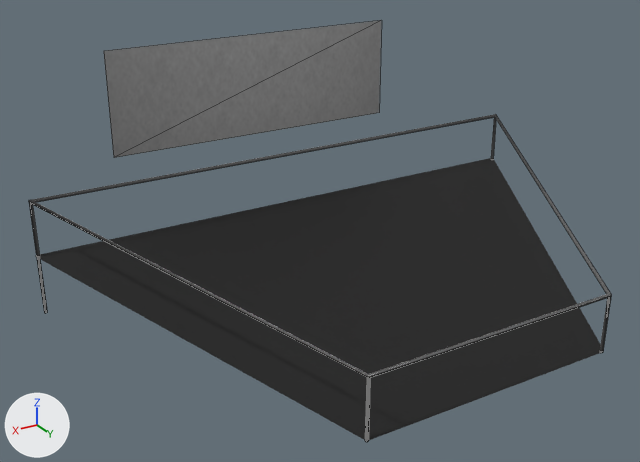
What one commit did to the OBJ model models/audience.obj.
Camera for both pictures: a 50 mm lens placed at (7.83, 8.54, 7.29), pointed at (0.69, -3.36, 1.34). The lights are fixed; the arrows at lower left show +X, +Y and +Z. Mesh edges are drawn as thin lines on the coarser meshes. Where no turn or scale is listed for an object, it has been applied to the vertices.

In view in the first picture: 'Cylinder.006_Cylinder.047', 'audience.002_Plane.006', 'controlRoomWindow'.
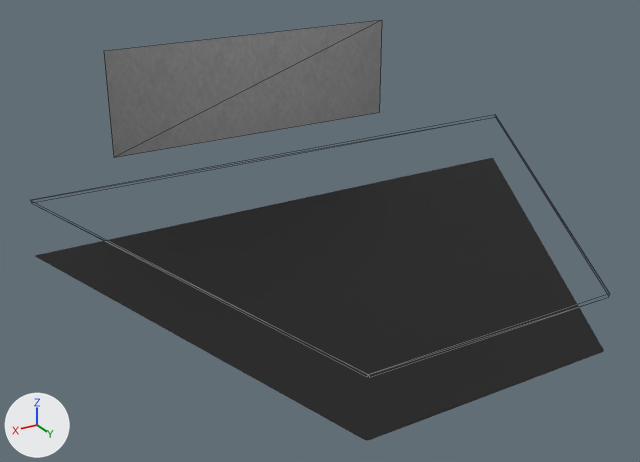
Where the change shows, as pixel boxes (x1, y1, x2, y2) in the pictures (640 x 462 px):
'Cylinder.006_Cylinder.047', deleted: before (29, 114, 611, 442)
'Cylinder.000_Cylinder.016', added: after (30, 115, 610, 377)

The change, as a list of edits to the scene's bpy script:
```text
Add mat_invis:
    mat_invis = principled_material('invis')
    mat_invis.base_color = (0.64, 0.64, 0.64)  # light grey #d1d1d1
    mat_invis.roughness = 0.69
    mat_invis.alpha = 0.0
Add me_cylinder_000_cylinder_016:
    me_cylinder_000_cylinder_016.from_pydata([(-4.94, -5.42, 2.06), (-2.22, 0.42, 1.04), (-2.23, 0.39, 0.99), (-4.93, -5.39, 2.01), (4.94, -5.42, 2.06), (2.22, 0.42, 1.04), (2.23, 0.39, 0.99), (4.93, -5.39, 2.01), (2.2, 0.42, 0.99), (-2.2, 0.42, 0.99), (4.92, -5.42, 2.01), (-4.92, -5.42, 2.01)], [], [(1, 3, 2), (7, 5, 6), (1, 0, 3), (7, 4, 5), (5, 9, 8), (11, 4, 10), (5, 1, 9), (11, 0, 4)])
    me_cylinder_000_cylinder_016.materials.append(mat_invis)  # light grey #d1d1d1
Remove ob_cylinder_006_cylinder_047:
    ob_cylinder_006_cylinder_047 = bpy.data.objects.new('Cylinder.006_Cylinder.047', me_cylinder_006_cylinder_047)
    ob_cylinder_006_cylinder_047.location = (0.0, 0.0, 0.0)
Add ob_cylinder_000_cylinder_016:
    ob_cylinder_000_cylinder_016 = bpy.data.objects.new('Cylinder.000_Cylinder.016', me_cylinder_000_cylinder_016)
    ob_cylinder_000_cylinder_016.location = (0.0, 0.0, 0.0)
```
